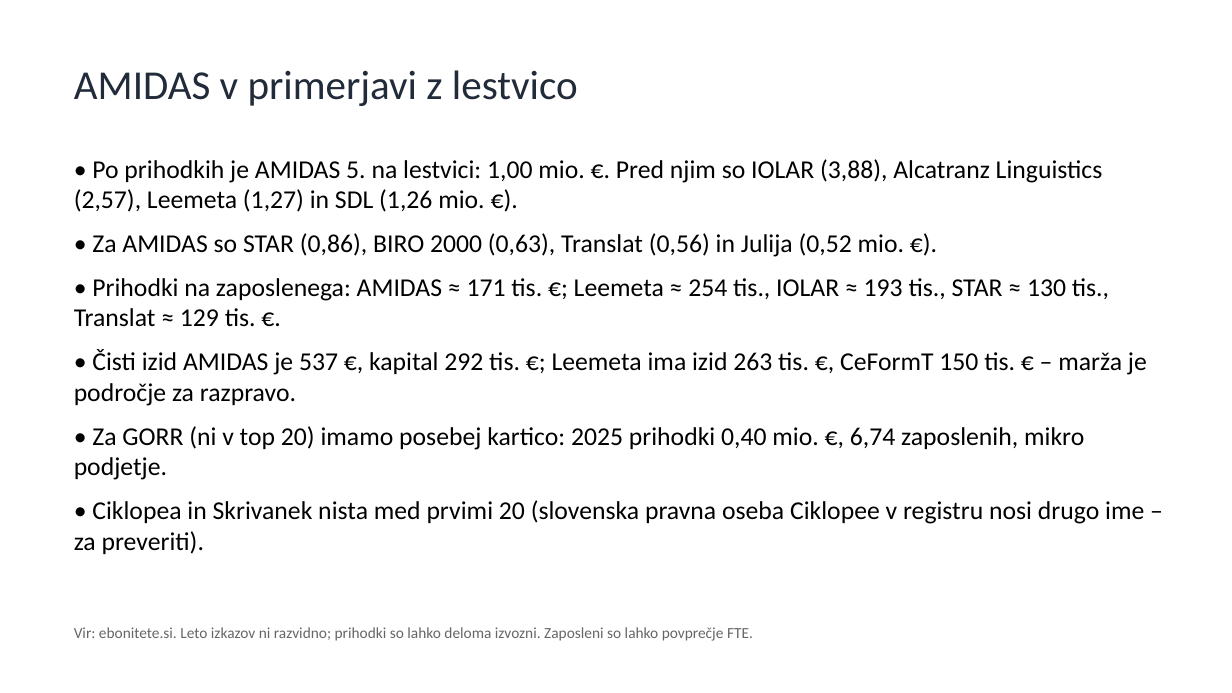
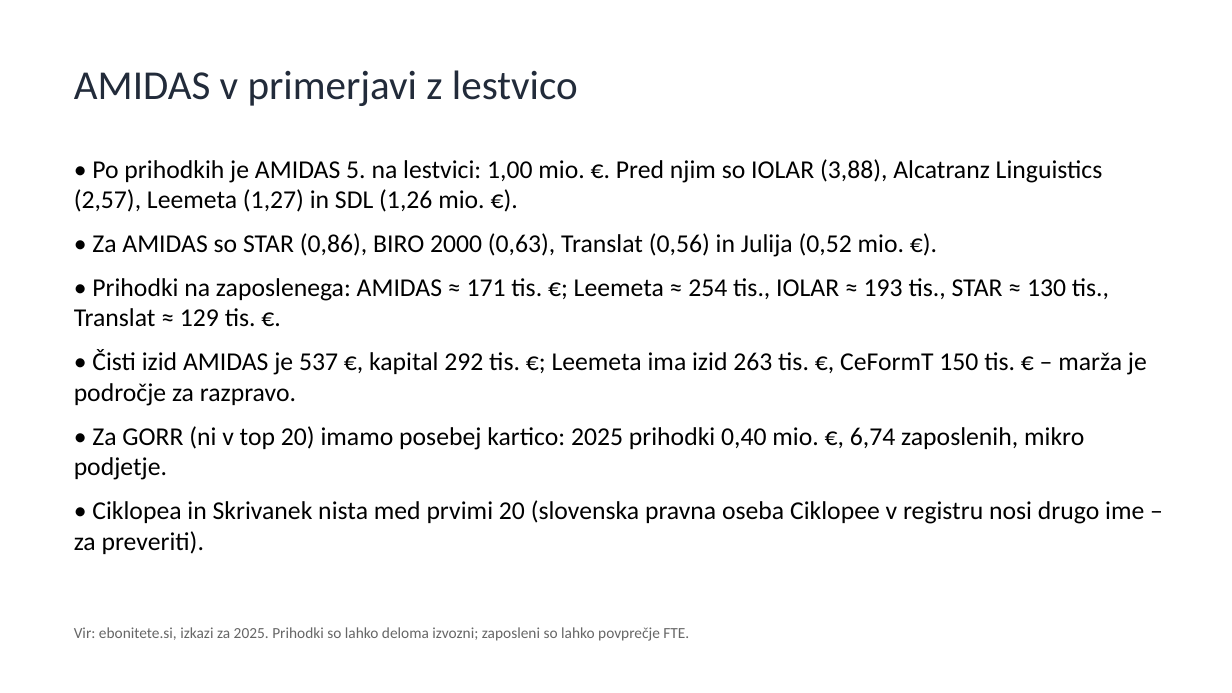
Before and after one commit to matjazambroz/github, a slide deck: slide 5 of analiza/analiza_konkurence_SI.pptx. Drawn at 1232x693 pixels with LibreOffice and Linux fonts; fonts in the diff are those of the drawing. Boxes give left, top, right and bottom in pixels: in the first picture for what was removed or moved away, otherwise in the second. Text is boxed around its words. In the diff, an @@ line names an element or a change of style, - is before the commit and + after.

```diff
--- a/analiza/analiza_konkurence_SI.pptx
+++ b/analiza/analiza_konkurence_SI.pptx
@@ text at (74, 627, 689, 641): text changed @@
-Vir: ebonitete.si. Leto izkazov ni razvidno; prihodki so lahko deloma izvozni. Zaposleni so lahko povprečje FTE.
+Vir: ebonitete.si, izkazi za 2025. Prihodki so lahko deloma izvozni; zaposleni so lahko povprečje FTE.
```
Also in this commit, not shown: 2 other slides changed, 1 slide added, 1 other file.
